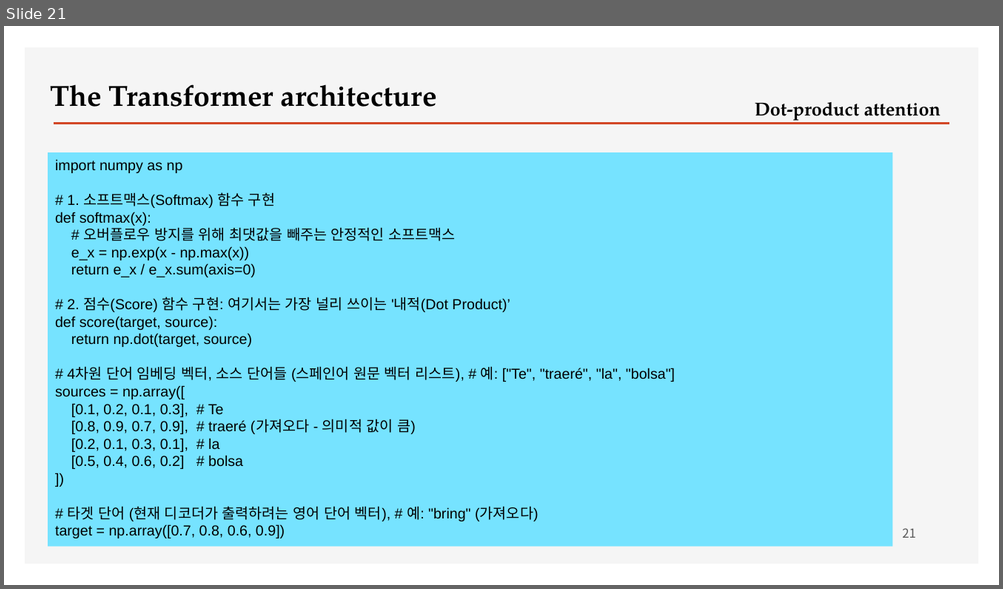
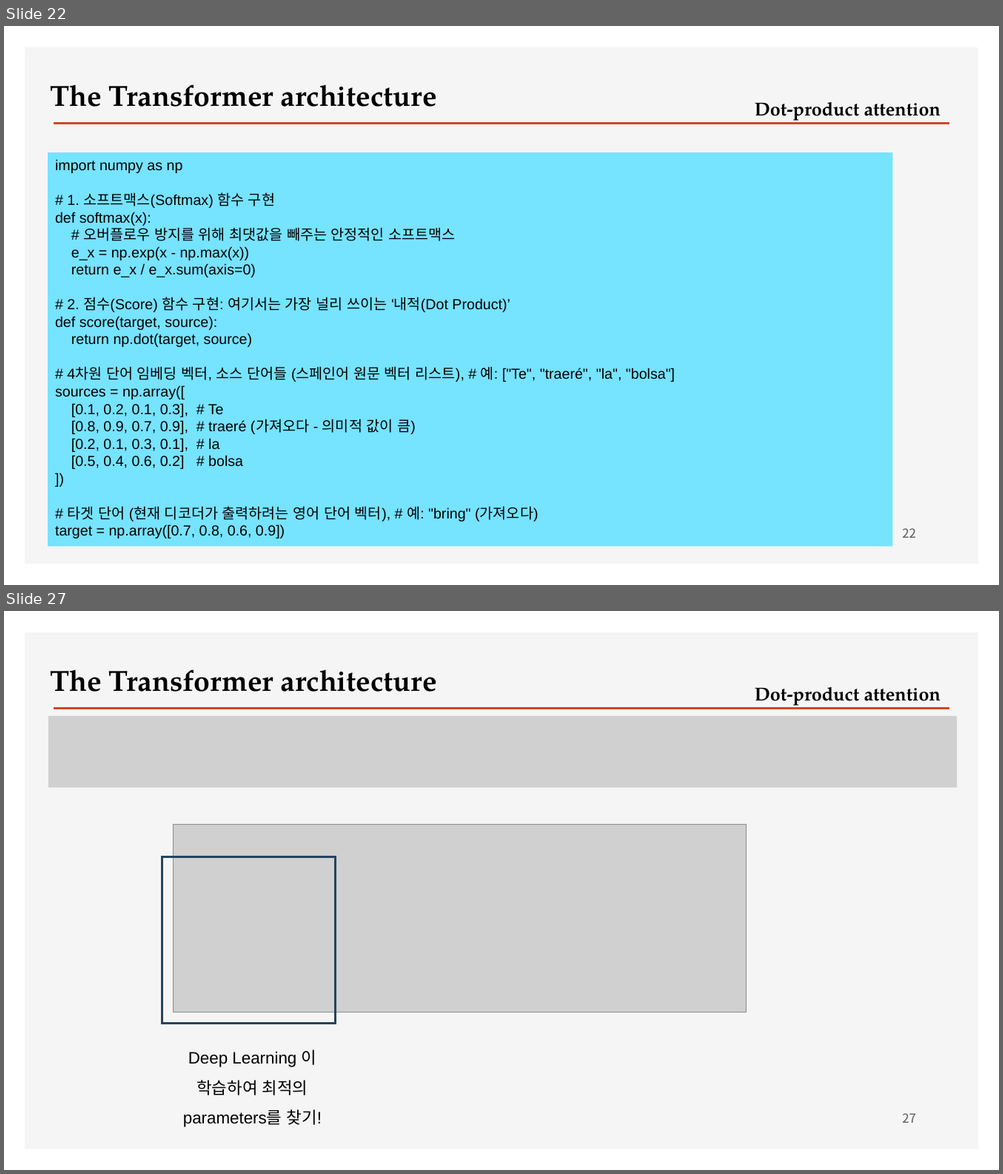
Before and after one commit to ancestor9/2026_Fall_Deep-Learning-with-Python, a slide deck: Chapter 15 Language models and the Transformer.pptx. Shown one above the other, each under a label of ours: slide 21 before the commit, slides 22 and 27 after it; the slides between them are not shown. The pictures are 1003x589 and 1003x1174 pixels, drawn with LibreOffice and Linux fonts; fonts in the diff are those of the drawing; grey boxes stand for pictures; background and template pictures are left out. Boxes give left, top, right and bottom in pixels: in the first picture for what was removed or moved away, otherwise in the second. Text is boxed around its words. In the diff, an @@ line names an element or a change of style, - is before the commit and + after.

```diff
--- a/Chapter 15 Language models and the Transformer.pptx
+++ b/Chapter 15 Language models and the Transformer.pptx
@@ slide 27 added at (x1=4, y1=611, x2=999, y2=1170), background #FFFFFF; not listed: 2 template elements that a slide beside it also shows @@
@@ text added at (x1=50, y1=669, x2=437, y2=692), 28 pt, text #000000, bold @@
+The Transformer architecture
@@ text added at (x1=754, y1=687, x2=940, y2=708), 18 pt, text #000000, bold @@
+Dot-product attention
@@ picture added at (x1=48, y1=716, x2=957, y2=788) @@
@@ picture added at (x1=173, y1=824, x2=745, y2=1012) @@
@@ rectangle added at (x1=162, y1=857, x2=335, y2=1024), outline #28445D 2.25 pt @@
@@ text added at (x1=183, y1=1050, x2=321, y2=1128), 16 pt, text #000000 @@
+Deep Learning 이 학습하여 최적의 parameters를 찾기!
@@ page number added at (x1=902, y1=1113, x2=916, y2=1123), 12 pt, text #595959 @@
+27
@@ what was slide 21 is now slide 22 @@
@@ page number at (x1=902, y1=528, x2=916, y2=538): text changed @@
-21
+22
```
Also in this commit, not shown: 5 slides changed, 10 other slides added.
